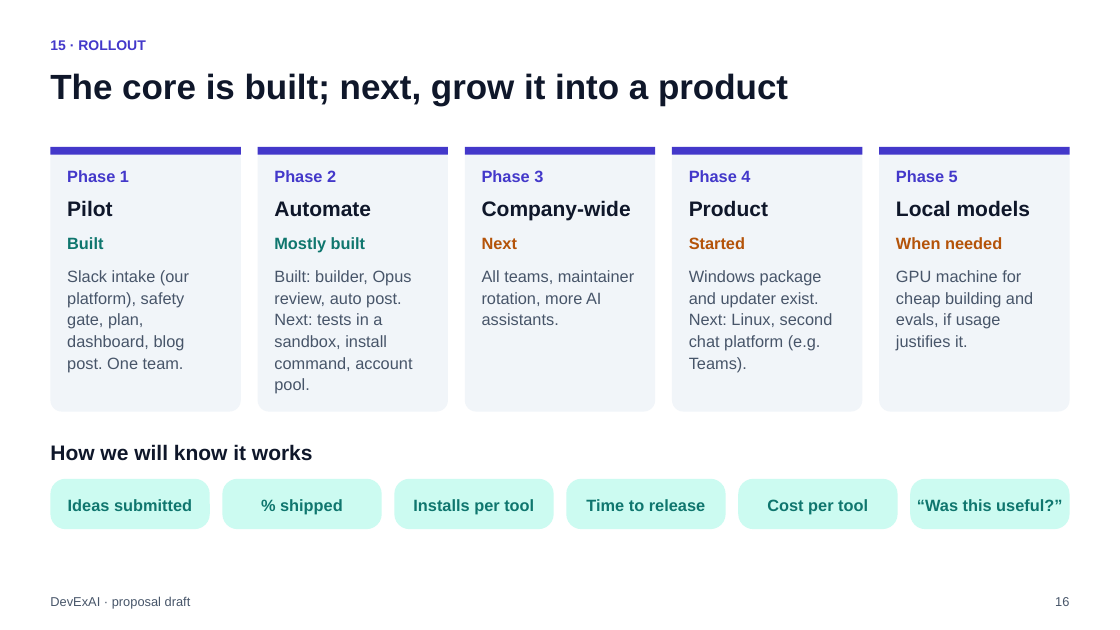
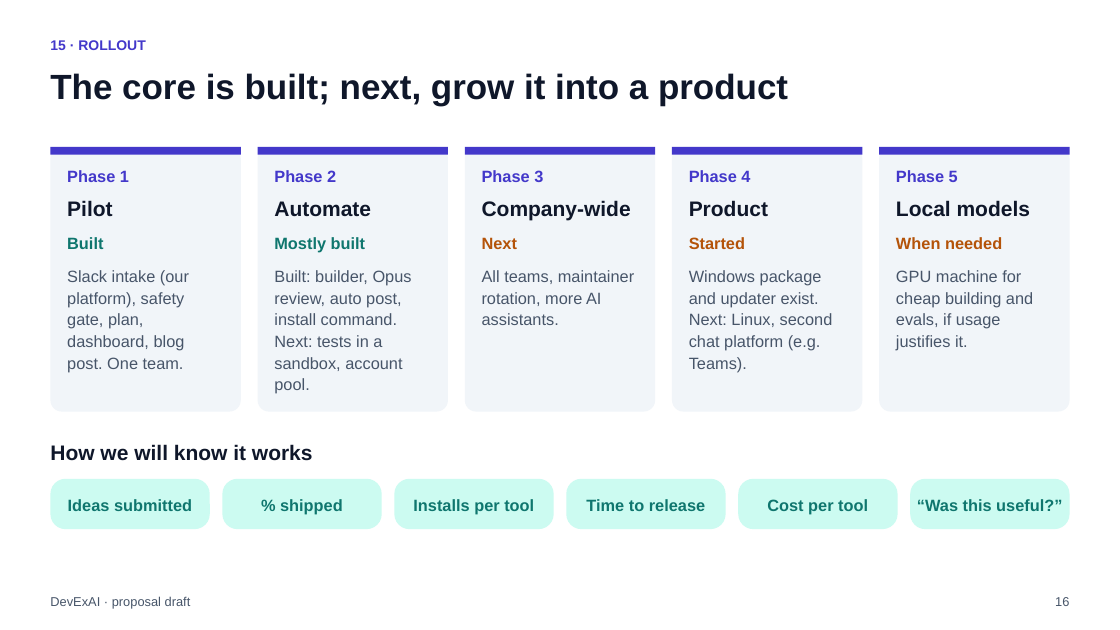
Before and after one commit to raghavsatyadev/DevExAI, a slide deck: slide 16 of DevExAI.pptx. Drawn at 1120x630 pixels with LibreOffice and Linux fonts; fonts in the diff are those of the drawing. Boxes give left, top, right and bottom in pixels: in the first picture for what was removed or moved away, otherwise in the second. Text is boxed around its words. In the diff, an @@ line names an element or a change of style, - is before the commit and + after.

```diff
--- a/DevExAI.pptx
+++ b/DevExAI.pptx
@@ text at bbox=[274, 270, 412, 394]: text changed @@
-Built: builder, Opus review, auto post. Next: tests in a sandbox, install command, account pool.
+Built: builder, Opus review, auto post, install command. Next: tests in a sandbox, account pool.
```
Also in this commit, not shown: 2 other files.
